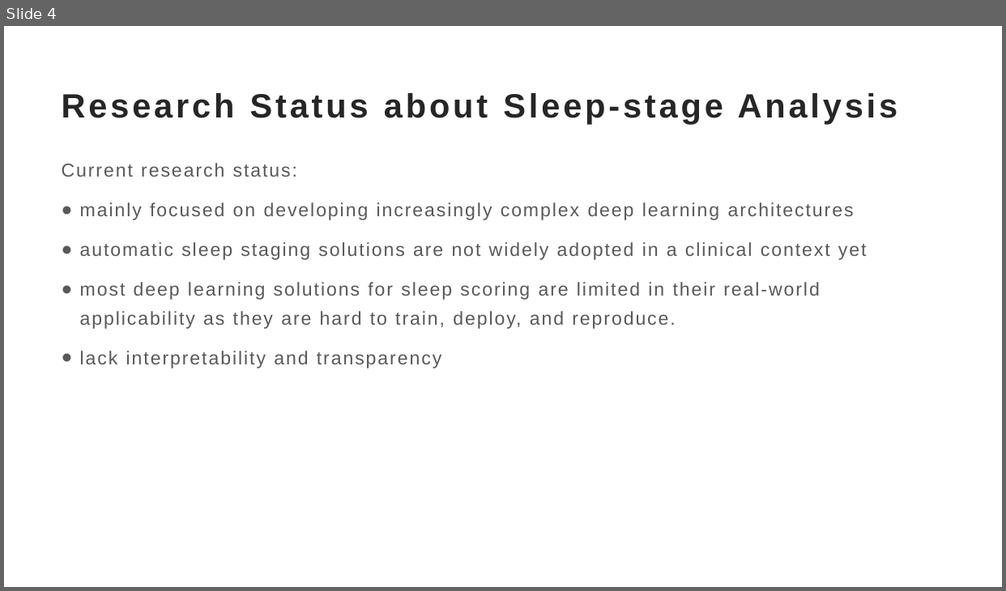
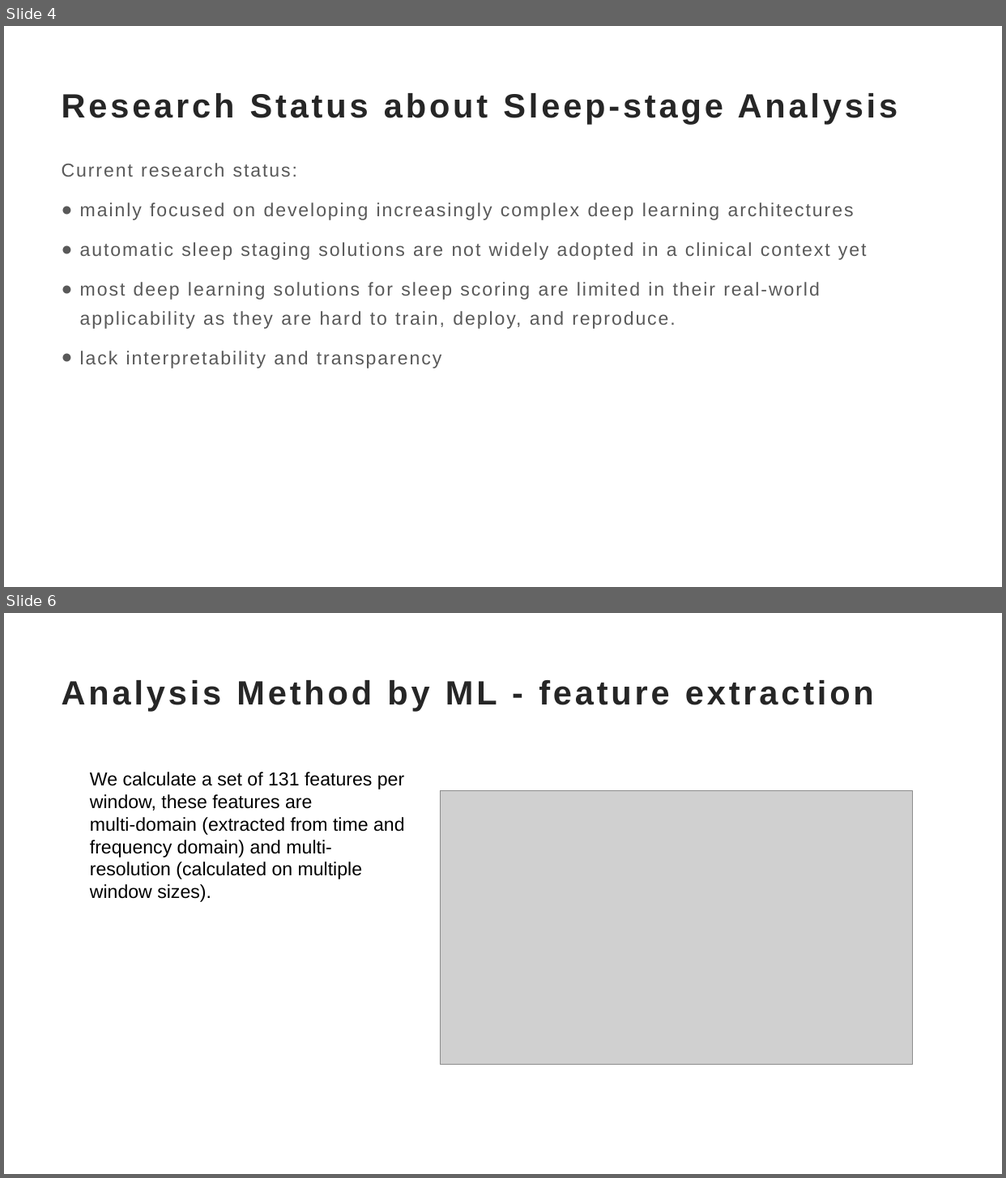
Before and after one commit to TonyHGF/EEG-Sleep-Staging, a slide deck: pre/slides.pptx. Shown one above the other, each under a label of ours: slide 4 before the commit, slides 4 and 6 after it; the slides between them are not shown. The pictures are 1006x591 and 1006x1178 pixels, drawn with LibreOffice and Linux fonts; fonts in the diff are those of the drawing; grey boxes stand for pictures. Boxes give left, top, right and bottom in pixels: in the first picture for what was removed or moved away, otherwise in the second. Text is boxed around its words. In the diff, an @@ line names an element or a change of style, - is before the commit and + after.

```diff
--- a/pre/slides.pptx
+++ b/pre/slides.pptx
@@ slide 6 added at <box>4,613,1002,1174</box>, background #FFFFFF @@
@@ title added at <box>62,680,874,711</box>, 32.4 pt, text #262626, bold @@
+Analysis Method by ML - feature extraction
@@ text added at <box>90,772,405,902</box>, 18 pt, text #000000 @@
+We calculate a set of 131 features per window, these features are
+multi-domain (extracted from time and frequency domain) and multi-resolution (calculated on multiple window sizes).
@@ picture added at <box>441,791,913,1065</box> @@
```
Also in this commit, not shown: 1 slide changed, 4 other files.
